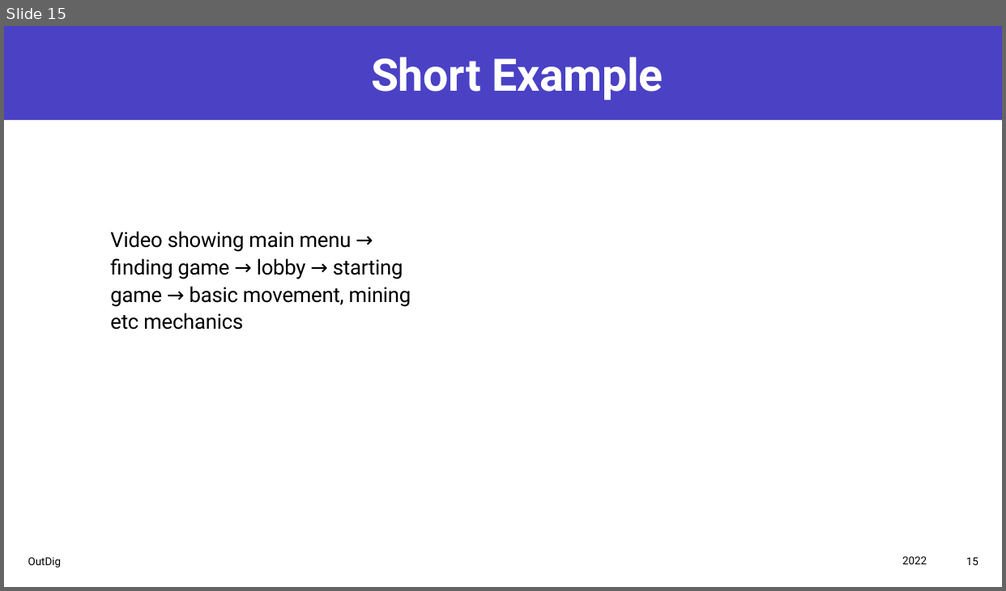
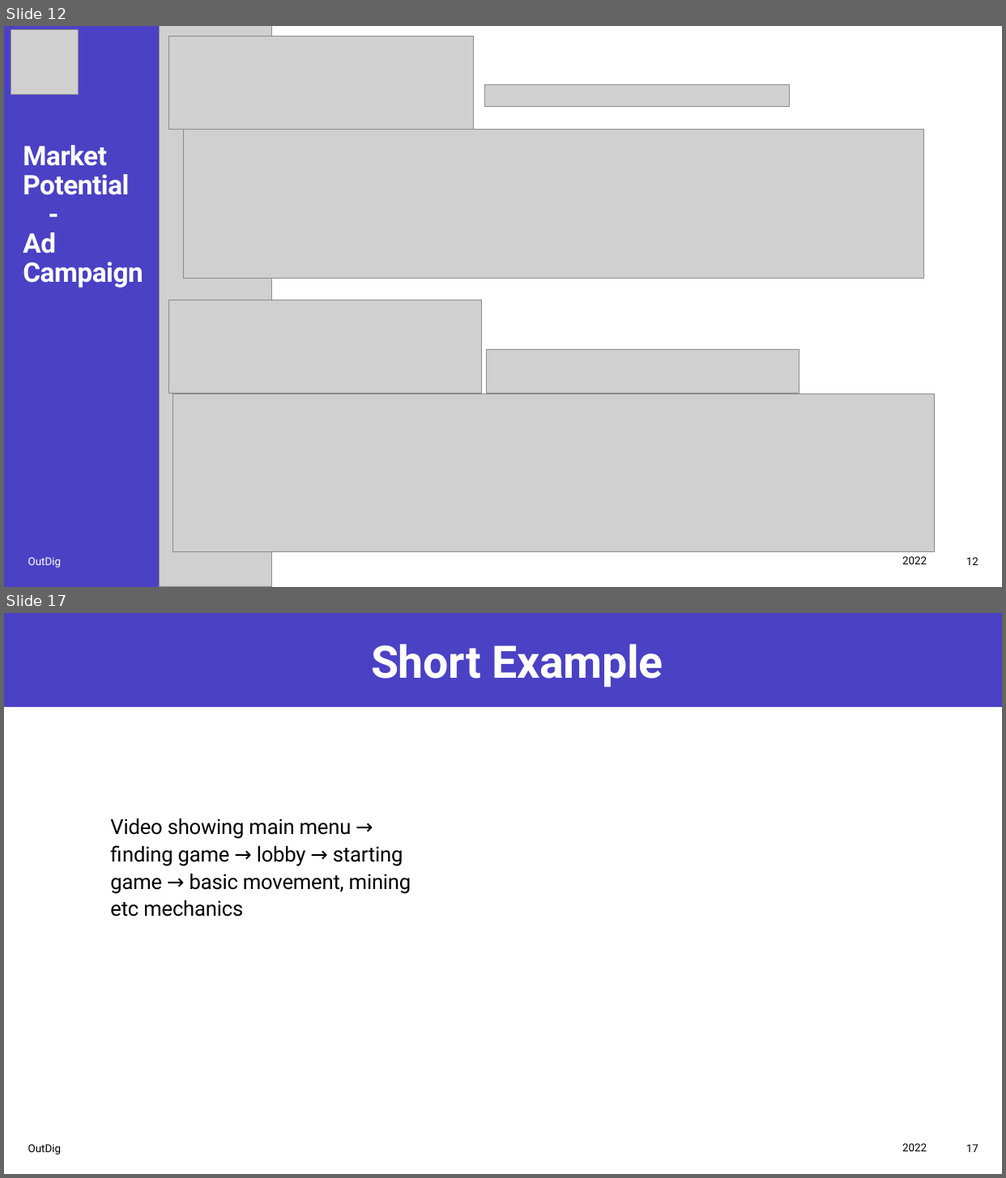
Before and after one commit to Joe34441/IndieDevPPT, a slide deck: CT6018 Joe Mason s4001719.pptx. Shown one above the other, each under a label of ours: slide 15 before the commit, slides 12 and 17 after it; the slides between them are not shown. The pictures are 1006x591 and 1006x1178 pixels, drawn with LibreOffice and Linux fonts; fonts in the diff are those of the drawing; grey boxes stand for pictures. Boxes give left, top, right and bottom in pixels: in the first picture for what was removed or moved away, otherwise in the second. Text is boxed around its words. In the diff, an @@ line names an element or a change of style, - is before the commit and + after.

```diff
--- a/CT6018 Joe Mason s4001719.pptx
+++ b/CT6018 Joe Mason s4001719.pptx
@@ slide 12 added at [4, 26, 1002, 587], background #FFFFFF; not listed: 1 template element that a slide beside it also shows @@
@@ rectangle added at [4, 26, 1002, 587], fill #FFFFFF @@
@@ rectangle added at [4, 26, 253, 587], fill #4A41C5 @@
@@ picture added at [11, 30, 79, 95] @@
@@ picture added at [160, 26, 272, 587] @@
@@ picture added at [168, 37, 473, 130] @@
@@ picture added at [484, 84, 790, 107] @@
@@ title added at [23, 145, 143, 288], 26 pt, text #FFFFFF, bold @@
+Market Potential
+-
+Ad Campaign
@@ picture added at [184, 130, 924, 278] @@
@@ picture added at [168, 300, 482, 394] @@
@@ picture added at [486, 349, 799, 394] @@
@@ picture added at [173, 395, 936, 552] @@
@@ text added at [28, 557, 62, 568], 10.5 pt, text #FFFFFF @@
+OutDig
@@ text added at [902, 557, 927, 565], 10.5 pt, text #000000 @@
+2022
@@ page number added at [966, 557, 978, 565], 10.5 pt, text #000000 @@
+12
@@ what was slide 15 is now slide 17 @@
@@ page number at [966, 1144, 978, 1152]: text changed @@
-15
+17
```
Also in this commit, not shown: 15 slides changed, 2 other slides added, 1 slide removed, 1 other file.
